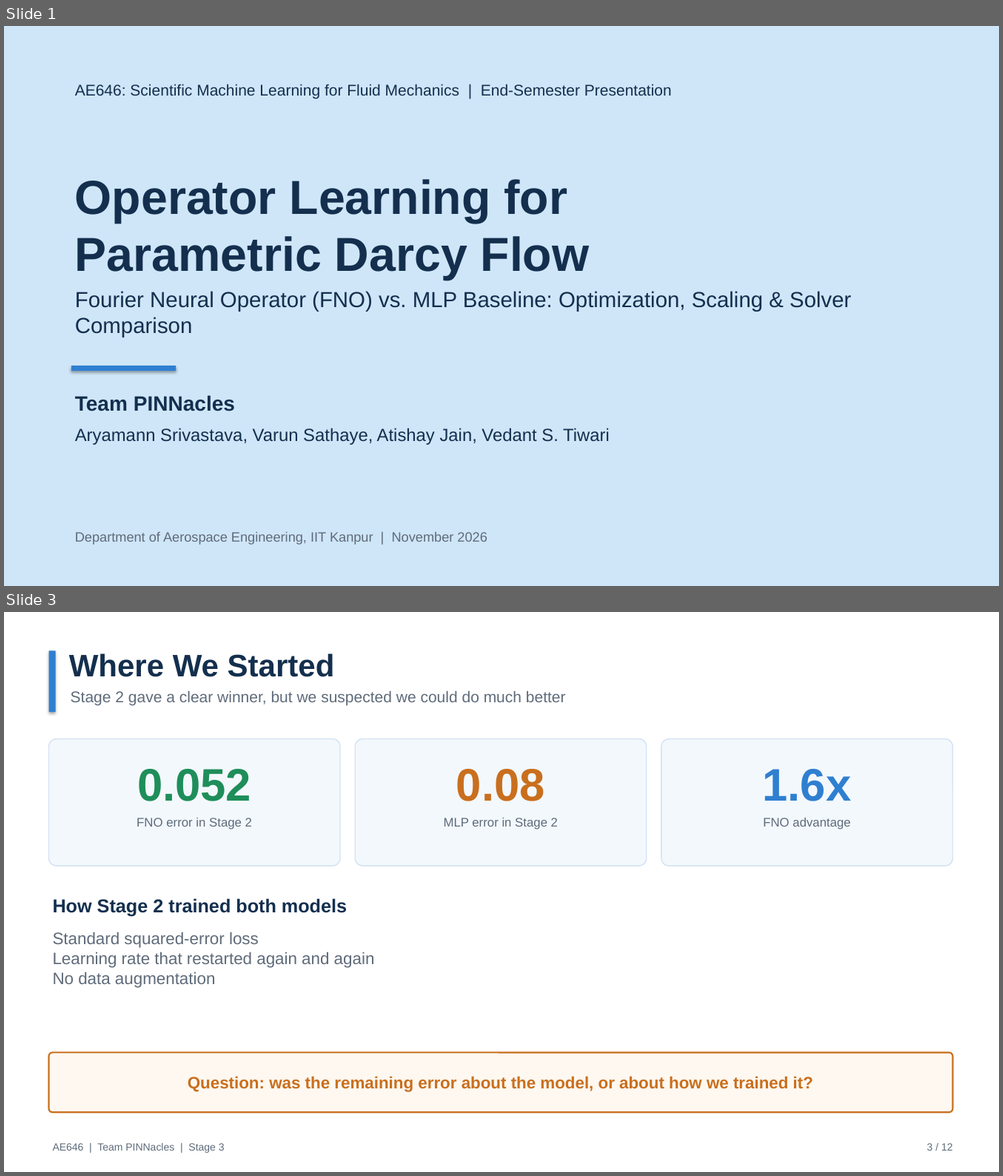
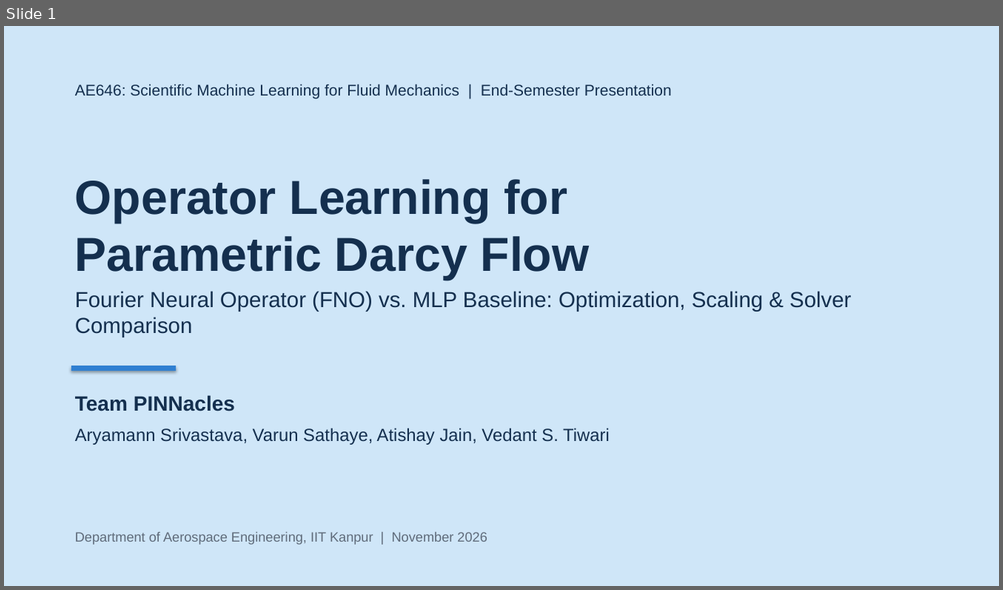
Before and after one commit to ARYAMANN7279/AE646-PINNacles, a slide deck: stage3/PINNacles_Stage3_FinalPresentation.pptx. Shown one above the other, each under a label of ours: slides 1 and 3 before the commit, slide 1 after it; the slides between them are not shown. The pictures are 1003x1176 and 1003x590 pixels, drawn with LibreOffice and Linux fonts; fonts in the diff are those of the drawing. Boxes give left, top, right and bottom in pixels: in the first picture for what was removed or moved away, otherwise in the second. Text is boxed around its words. In the diff, an @@ line names an element or a change of style, - is before the commit and + after.

Commit message:
Stage 3 deck: 16 slides with TA suggestions (Darcy equation, objectives/phases, models, data/training, hyperparameters, MLP limit, limitations)

```diff
--- a/stage3/PINNacles_Stage3_FinalPresentation.pptx
+++ b/stage3/PINNacles_Stage3_FinalPresentation.pptx
@@ slide 3 removed at bbox=[4, 612, 999, 1172], background #FFFFFF @@
@@ rectangle removed at bbox=[49, 650, 56, 712] @@
@@ text removed at bbox=[69, 653, 335, 677] @@
-Where We Started
@@ text removed at bbox=[71, 691, 566, 706] @@
-Stage 2 gave a clear winner, but we suspected we could do much better
@@ rounded rectangle removed at bbox=[49, 739, 340, 866] @@
@@ rounded rectangle removed at bbox=[355, 739, 646, 866] @@
@@ rounded rectangle removed at bbox=[661, 739, 952, 866] @@
@@ text removed at bbox=[137, 769, 251, 801] @@
-0.052
@@ text removed at bbox=[456, 769, 545, 801] @@
-0.08
@@ text removed at bbox=[762, 769, 851, 801] @@
-1.6x
@@ text removed at bbox=[136, 818, 252, 830] @@
-FNO error in Stage 2
@@ text removed at bbox=[444, 818, 558, 830] @@
-MLP error in Stage 2
@@ text removed at bbox=[762, 818, 850, 830] @@
-FNO advantage
@@ text removed at bbox=[53, 898, 347, 917] @@
-How Stage 2 trained both models
@@ text removed at bbox=[53, 932, 375, 988] @@
-Standard squared-error loss
-Learning rate that restarted again and again
-No data augmentation
@@ rounded rectangle removed at bbox=[49, 1052, 952, 1112] @@
@@ text removed at bbox=[188, 1076, 813, 1092] @@
-Question: was the remaining error about the model, or about how we trained it?
@@ text removed at bbox=[53, 1143, 225, 1153] @@
-AE646 | Team PINNacles | Stage 3
@@ text removed at bbox=[927, 1143, 953, 1151] @@
-3 / 12
```
Also in this commit, not shown: 9 slides changed, 6 slides added, 1 other slide removed, 13 other files.
